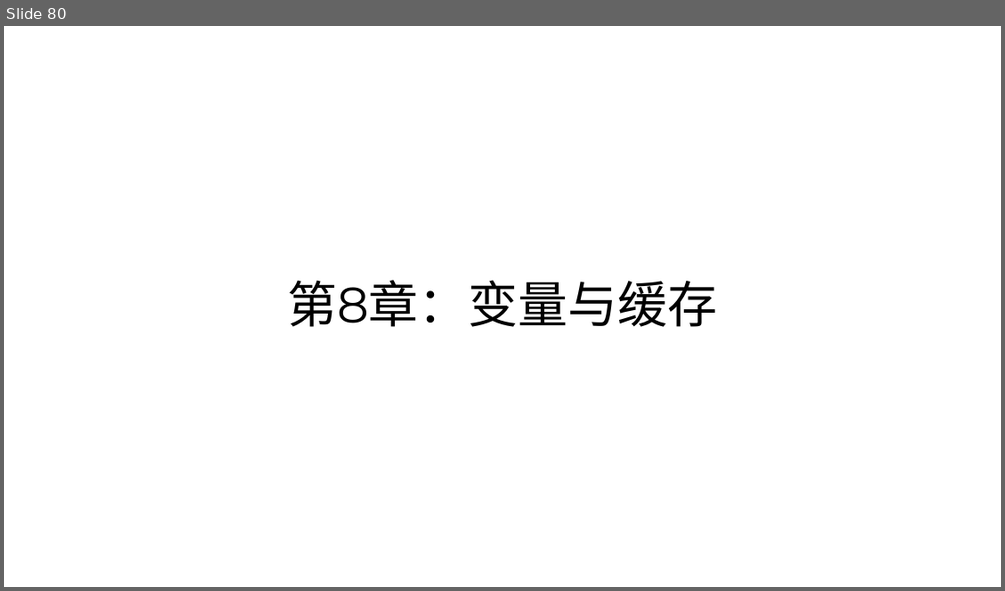
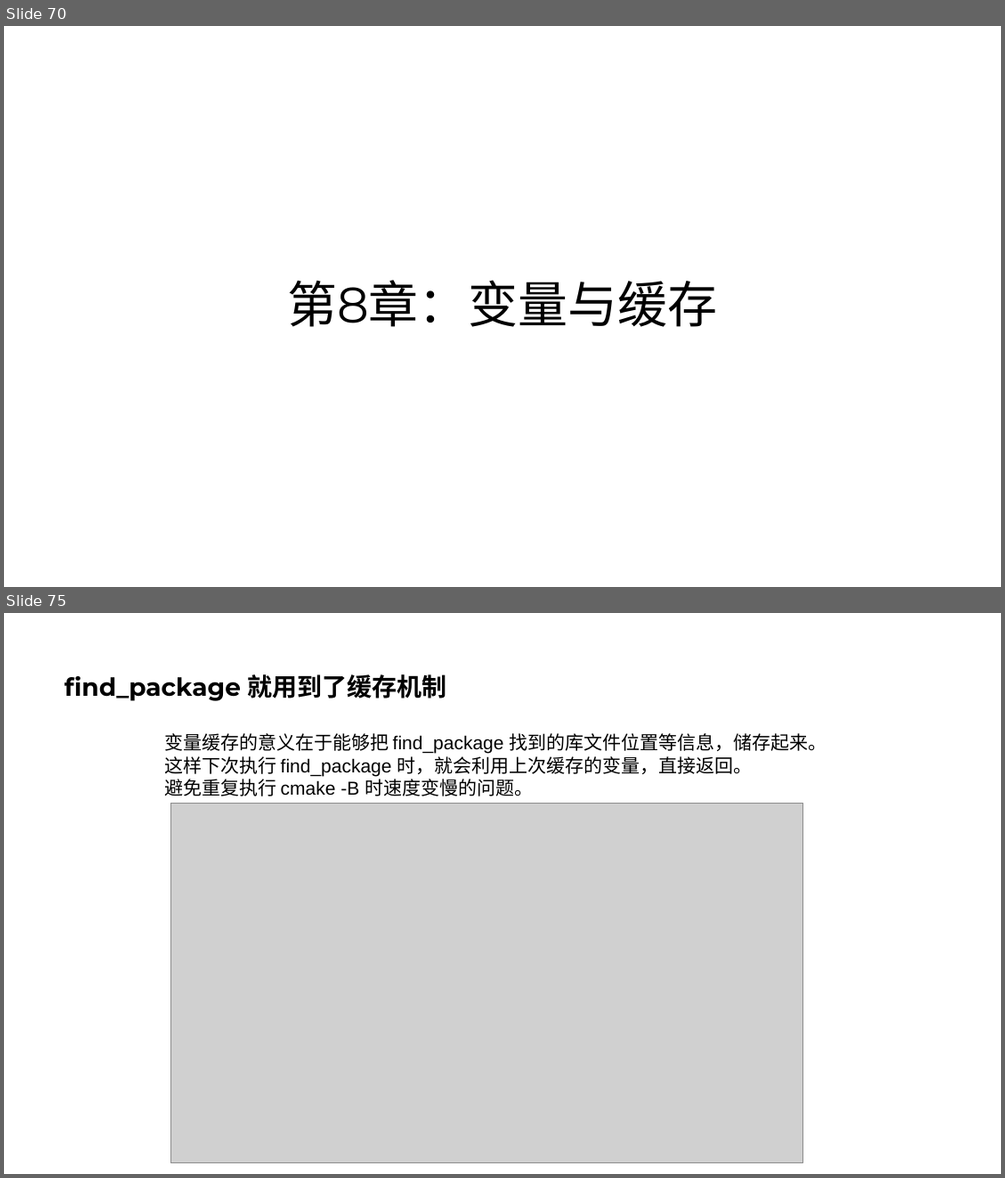
Before and after one commit to parallel101/course, a slide deck: 11/slides.pptx. Shown one above the other, each under a label of ours: slide 80 before the commit, slides 70 and 75 after it; the slides between them are not shown. The pictures are 1005x591 and 1005x1178 pixels, drawn with LibreOffice and Linux fonts; fonts in the diff are those of the drawing; grey boxes stand for pictures. Boxes give left, top, right and bottom in pixels: in the first picture for what was removed or moved away, otherwise in the second. Text is boxed around its words. In the diff, an @@ line names an element or a change of style, - is before the commit and + after.

```diff
--- a/11/slides.pptx
+++ b/11/slides.pptx
@@ slide 75 added at (4,613,1001,1174), background #FFFFFF @@
@@ title added at (65,674,447,701), 24 pt, text #000000, bold @@
+find_package 就用到了缓存机制
@@ text added at (164,733,826,796), 18 pt, text #000000 @@
+变量缓存的意义在于能够把 find_package 找到的库文件位置等信息，储存起来。
+这样下次执行 find_package 时，就会利用上次缓存的变量，直接返回。
+避免重复执行 cmake -B 时速度变慢的问题。
@@ picture added at (170,803,802,1163) @@
@@ what was slide 80 is now slide 70 @@
```
Also in this commit, not shown: 2 slides changed, 16 other slides added, 2 other files.
